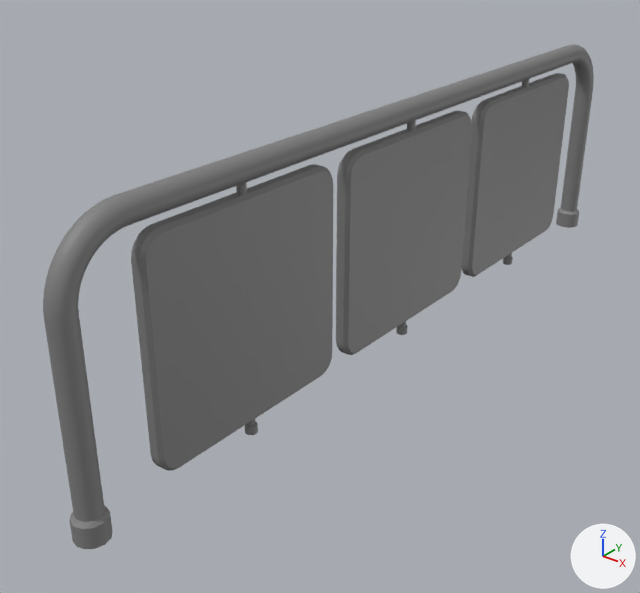
An edit to the FBX model Assets/Res/Bundle/Downtown/cybercity/cybercity_articles/cybercity_articles_015.FBX, drawn before and after from the same camera.
The view is the same before and after, from a 50 mm lens placed at (1.99, -4.96, 1.96), pointed at (-0.21, -2.21, 0.26). Lighting does not change. The marker at lower right points along +X, +Y and +Z. Where no turn or scale is listed for an object, it has been applied to the vertices.

Objects in the first picture: 'cybercity_articles_015'.
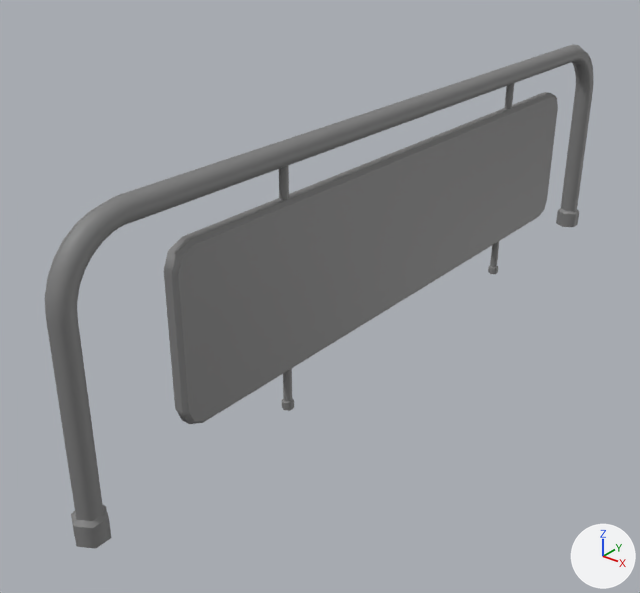
Location of each change, [x1, y1, x2, y2] in pixels of the pictures (640 x 593 px):
'cybercity_articles_015', reshaped
    before: [43, 44, 594, 549]
    after: [45, 44, 593, 549]
part 1 of me_mesh, rebuilt (188% wider, 36% taller)
    before: [336, 111, 472, 355]
    after: [164, 92, 558, 424]
part 2 of me_mesh, added
    after: [488, 83, 514, 274]
part 3 of me_mesh, added
    after: [279, 165, 294, 411]
part 4 of me_mesh, deleted
    before: [131, 164, 333, 471]
part 5 of me_mesh, deleted
    before: [461, 73, 569, 277]
part 6 of me_mesh, deleted
    before: [236, 182, 258, 435]
part 7 of me_mesh, deleted
    before: [503, 79, 529, 265]
part 8 of me_mesh, deleted
    before: [396, 120, 416, 335]
part 9 of me_mesh, deleted
    before: [43, 44, 594, 549]

What changed in the scene script:
```text
Change me_mesh:
    used by ob_cybercity_articles_015; location = (0.0, 0.0, 0.0)
    remove me_mesh.from_pydata(...)  # 930 vertices, 882 faces; spans x -0.06..0.06, y -3.72..0.0, z 0.0..1.1
    add me_mesh.from_pydata(...)  # 256 vertices, 232 faces; spans x -0.06..0.06, y -3.72..0.0, z 0.0..1.1
    me_mesh part 1: the loose piece of 98 vertices spanning x -0.03..0.03, y -2.34..-1.38, z 0.07..0.97 is rebuilt with 64 vertices and now spans x -0.03..0.03, y -3.25..-0.46, z 0.19..0.89
    me_mesh part 2: a new loose piece of 24 vertices spanning x -0.02..0.02, y -1.01..-0.96, z 0.0..1.05, in mat_cybercity_articles_015 (grey #808080)
    me_mesh part 3: a new loose piece of 24 vertices spanning x -0.02..0.02, y -2.7..-2.65, z 0.0..1.05, in mat_cybercity_articles_015 (grey #808080)
    me_mesh part 4: the loose piece of 98 vertices spanning x -0.03..0.03, y -3.37..-2.42, z 0.07..0.97 is deleted
    me_mesh part 5: the loose piece of 98 vertices spanning x -0.03..0.03, y -1.3..-0.35, z 0.07..0.97 is deleted
    me_mesh part 6: the loose piece of 48 vertices spanning x -0.03..0.03, y -2.92..-2.87, z 0.0..1.05 is deleted
    me_mesh part 7: the loose piece of 48 vertices spanning x -0.03..0.03, y -0.85..-0.8, z 0.0..1.05 is deleted
    me_mesh part 8: the loose piece of 48 vertices spanning x -0.03..0.03, y -1.88..-1.83, z 0.0..1.05 is deleted
    me_mesh part 9: 348 vertices removed from x -0.06..0.06, y -3.71..-0.01, z 0.0..1.1
    me_mesh part 10: the surface is now shaded smooth
```
